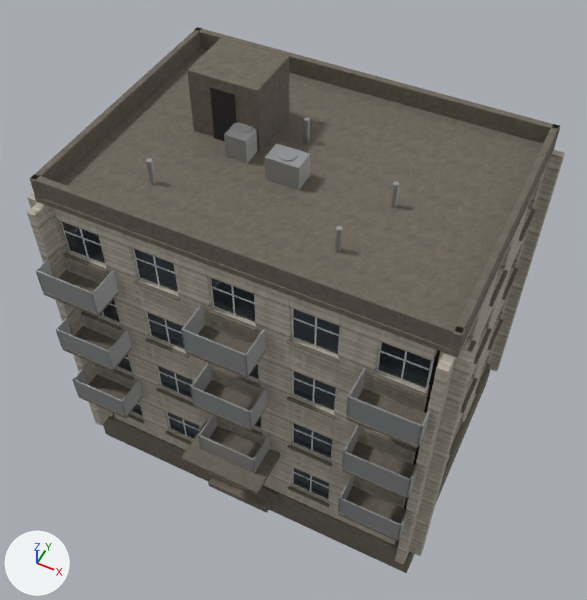
An edit to the glTF model public/maps/assets/models/apartment-block.glb, drawn before and after from the same camera.
One viewpoint serves both versions: a 50 mm lens placed at (9.1, -19.0, 29.9), pointed at (0.0, -0.7, 7.1). The lights are fixed; the arrows at lower left show +X, +Y and +Z. The older version comes first. Where no turn or scale is listed for an object, it has been applied to the vertices. Vertices at exactly the same position are counted once.

Objects in the first picture: 'apartment-block'.
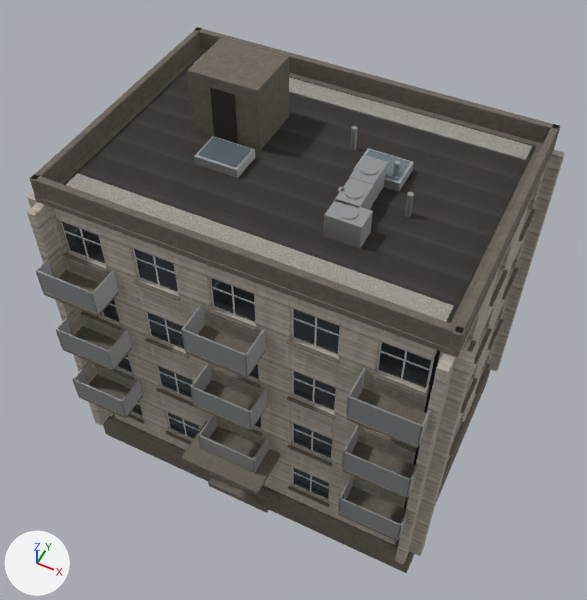
Patch to the scene script:
```diff
--- a/public/maps/assets/models/apartment-block.glb.py
+++ b/public/maps/assets/models/apartment-block.glb.py
@@ mat_roof_gravel_floor_02 @@
+mat_roof_gravel_floor_02 = bpy.data.materials.new('roof-gravel_floor_02')
+# colours: white #ededed
+# uses the picture img_gravel_floor_02_arm_1k
+# uses the picture img_gravel_floor_02_diff_1k
+# uses the picture img_gravel_floor_02_nor_gl_1k
@@ mat_roof_bitumen @@
+mat_roof_bitumen = bpy.data.materials.new('roof-bitumen')
+# colours: white #e7e7e7
+# uses the picture img_bitumen_arm_1k
+# uses the picture img_bitumen_diff_1k
+# uses the picture img_bitumen_nor_gl_1k
@@ me_apartment_block @@
-me_apartment_block.from_pydata(...)  # 8240 vertices, 14548 faces; spans x -7.5..7.5, y -6.2..6.2, z -8.1..8.1
+me_apartment_block.from_pydata(...)  # 8328 vertices, 14696 faces; spans x -7.5..7.5, y -6.2..6.2, z -8.1..8.1
+# me_apartment_block part 1: the loose piece of 8 vertices spanning x -2.6..-1.8, y 0.0..1.2, z 5.7..6.6 is moved by (4.5, -1.3, 0.0)
+# me_apartment_block part 2: the loose piece of 20 vertices spanning x -2.5..-1.9, y 0.3..0.9, z 6.6..6.7 is moved by (4.5, -1.3, 0.0)
+# me_apartment_block part 3: the loose piece of 8 vertices spanning x -3.9..-2.7, y 2.2..3.0, z 5.7..6.6 is turned 90 degrees about the z axis through its middle, then moved by (5.6, -2.1, 0.0)
+# me_apartment_block part 4: the loose piece of 20 vertices spanning x -3.6..-3.0, y 2.3..2.8, z 6.6..6.7 is moved by (5.6, -2.1, 0.0)
+# me_apartment_block part 5: the loose piece of 16 vertices spanning x -4.1..-3.9, y -2.3..-2.1, z 5.7..6.6 is moved by (7.9, 2.2, 0.0)
+# me_apartment_block part 6: a new loose piece, a box spanning x -6.5..6.5, y -3.891..5.109, z 5.725..5.765, in mat_roof_bitumen
+# me_apartment_block part 7: a new loose piece, a box spanning x -6.4..6.4, y -3.791..-2.992, z 5.765..5.795, in mat_roof_gravel_floor_02
+# me_apartment_block part 8: a new loose piece, a box spanning x -6.4..6.4, y 4.209..5.008, z 5.765..5.795, in mat_roof_gravel_floor_02
+# me_apartment_block part 9: a new loose piece, a box spanning x -3.15..-1.75, y -0.769..0.231, z 6.116..6.165, in mat_skylight (greyish blue #7c8b95)
+# me_apartment_block part 10: a new loose piece, a box spanning x 1.75..3.15, y 0.942..1.942, z 6.116..6.165, in mat_skylight (greyish blue #7c8b95)
+# me_apartment_block part 11: the loose piece of 24 vertices spanning x -4.3..-1.7, y 0.7..2.9, z 5.7..8.1 is copied, and the copy is scaled about its middle by (0.618, 0.547, 0.142), then moved by (0.5, -2.1, -1.0), in mat_skylight_frame (light grey #c4c5c7); it spans x -3.2..-1.6, y -0.9..0.3, z 5.8..6.1
+# me_apartment_block part 12: the loose piece of 24 vertices spanning x -7.0..7.0, y -4.4..5.7, z 5.5..5.7 is copied, and the copy is scaled about its middle by (0.113, 0.118, 1.54), then moved by (2.4, 0.8, 0.3), in mat_skylight_frame (light grey #c4c5c7); it spans x 1.6..3.2, y 0.8..2.0, z 5.8..6.1
+# me_apartment_block part 13: 76 vertices moved from x -0.8..3.4, y -2.5..2.0, z 5.7..6.7 to x 1.0..3.2, y -2.1..2.3, z 5.7..6.7
 me_apartment_block.materials.append(mat_wall_concrete_slab_wall_t)
@@ me_apartment_block @@
 me_apartment_block.materials.append(mat_roof_metal)
+me_apartment_block.materials.append(mat_roof_bitumen)
+me_apartment_block.materials.append(mat_roof_gravel_floor_02)
+me_apartment_block.materials.append(mat_skylight)  # greyish blue #7c8b95
+me_apartment_block.materials.append(mat_skylight_frame)  # light grey #c4c5c7
```

Location of each change, (x1, y1, x2, y2) in pixels of the pictures (587 x 600 px; the box of a moved part takes in the faces that stretch with it):
part 1 of me_apartment_block, moved or reshaped
    before: (224, 123, 257, 163)
    after: (334, 178, 374, 210)
part 2 of me_apartment_block, moved or reshaped
    before: (235, 122, 253, 133)
    after: (344, 185, 364, 199)
part 3 of me_apartment_block, moved or reshaped (not visible before)
    after: (349, 155, 388, 204)
part 4 of me_apartment_block, moved or reshaped (not visible before)
    after: (360, 162, 379, 176)
part 5 of me_apartment_block, moved or reshaped
    before: (146, 158, 156, 184)
    after: (405, 192, 414, 217)
part 6 of me_apartment_block, added
    after: (64, 52, 536, 323)
part 7 of me_apartment_block, added
    after: (66, 173, 454, 322)
part 8 of me_apartment_block, added
    after: (193, 53, 532, 160)
part 9 of me_apartment_block, added
    after: (198, 137, 251, 167)
part 10 of me_apartment_block, added
    after: (366, 150, 410, 180)
part 11 of me_apartment_block, added
    after: (194, 136, 255, 178)
part 12 of me_apartment_block, added
    after: (353, 148, 414, 192)
part 13 of me_apartment_block, moved or reshaped
    before: (265, 117, 399, 253)
    after: (323, 126, 400, 249)
